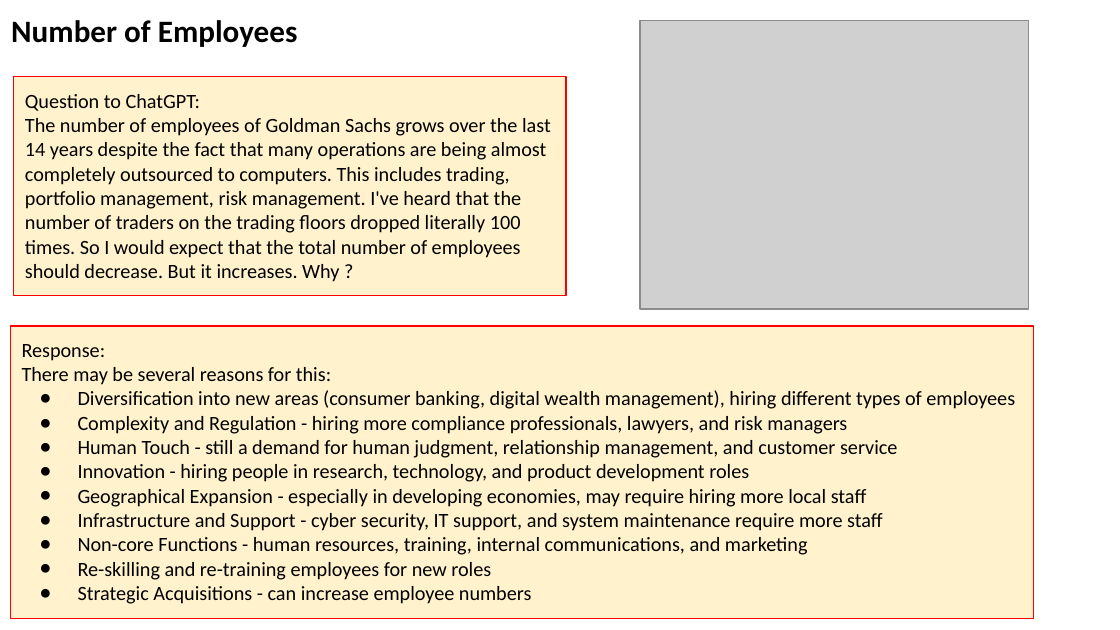
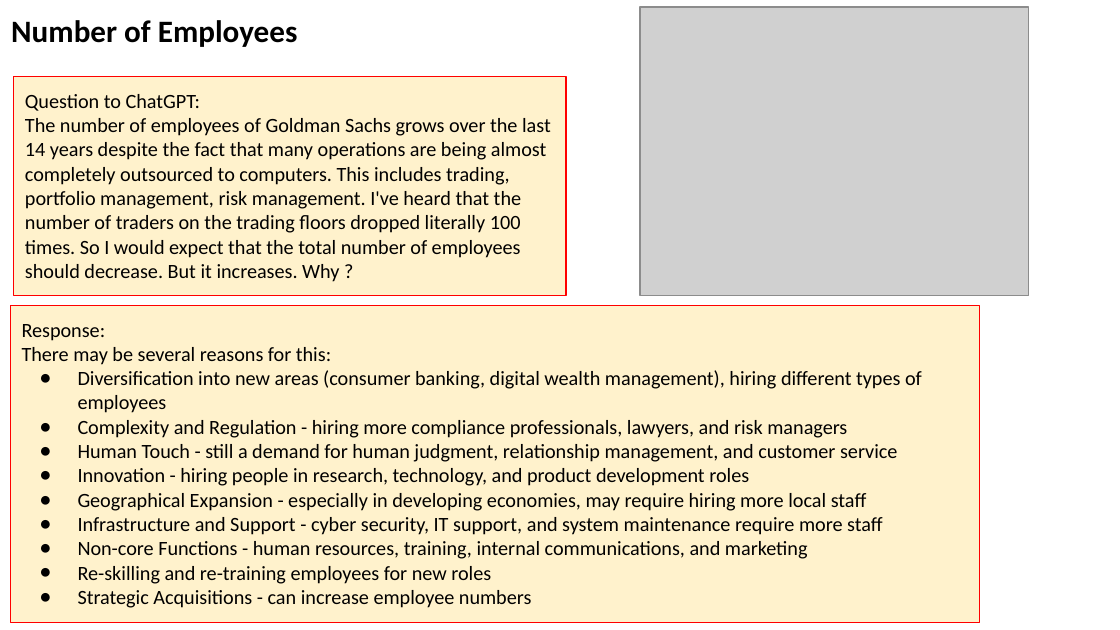
Before and after one commit to vitalmix/seminar, a slide deck: slide 23 of 2023/2023-10-27-AI-Updates.pptx (slide 15 before the commit). Drawn at 1120x630 pixels with LibreOffice and Linux fonts; fonts in the diff are those of the drawing; grey boxes stand for pictures. Boxes give left, top, right and bottom in pixels: in the first picture for what was removed or moved away, otherwise in the second. Text is boxed around its words. In the diff, an @@ line names an element or a change of style, - is before the commit and + after.

```diff
--- a/2023/2023-10-27-AI-Updates.pptx
+++ b/2023/2023-10-27-AI-Updates.pptx
@@ picture moved from (x1=640, y1=20, x2=1028, y2=309) to (x1=640, y1=7, x2=1028, y2=296) @@
@@ rectangle "Response:" resized from (x1=10, y1=326, x2=1034, y2=618) to (x1=10, y1=306, x2=980, y2=623) @@
```
Also in this commit, not shown: 10 other slides changed, 7 slides added, 3 slides removed.
